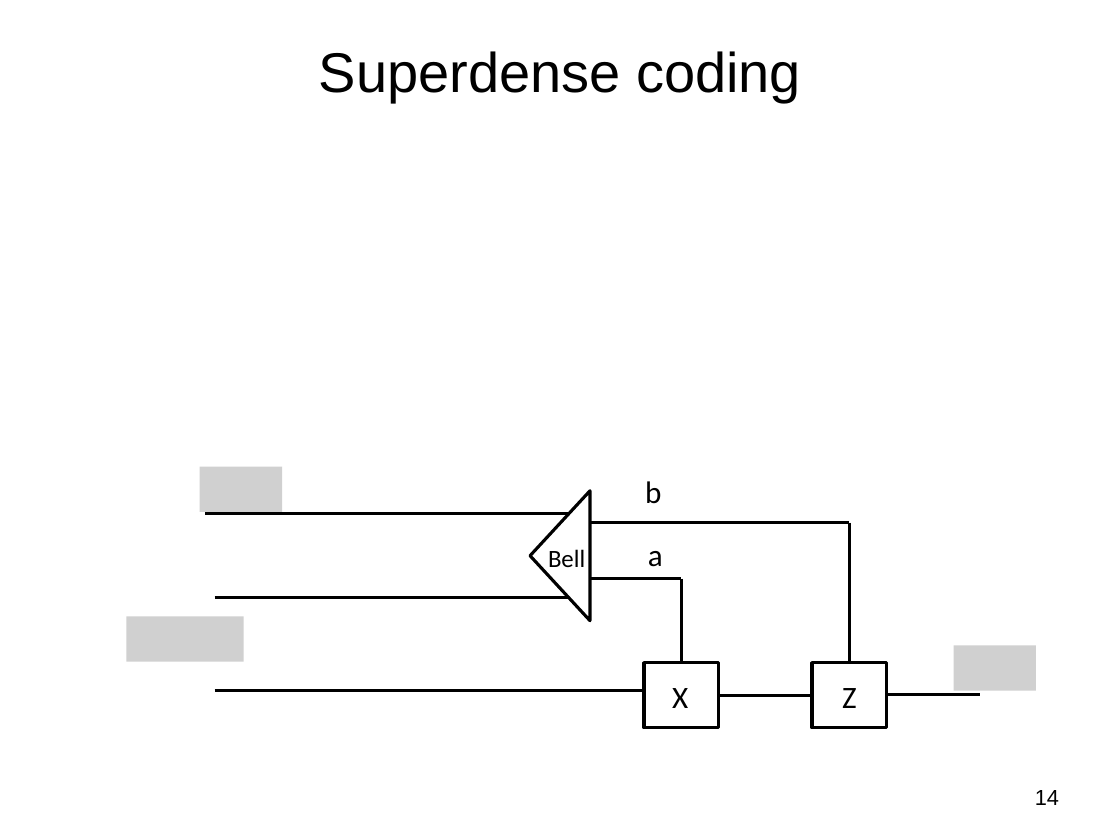
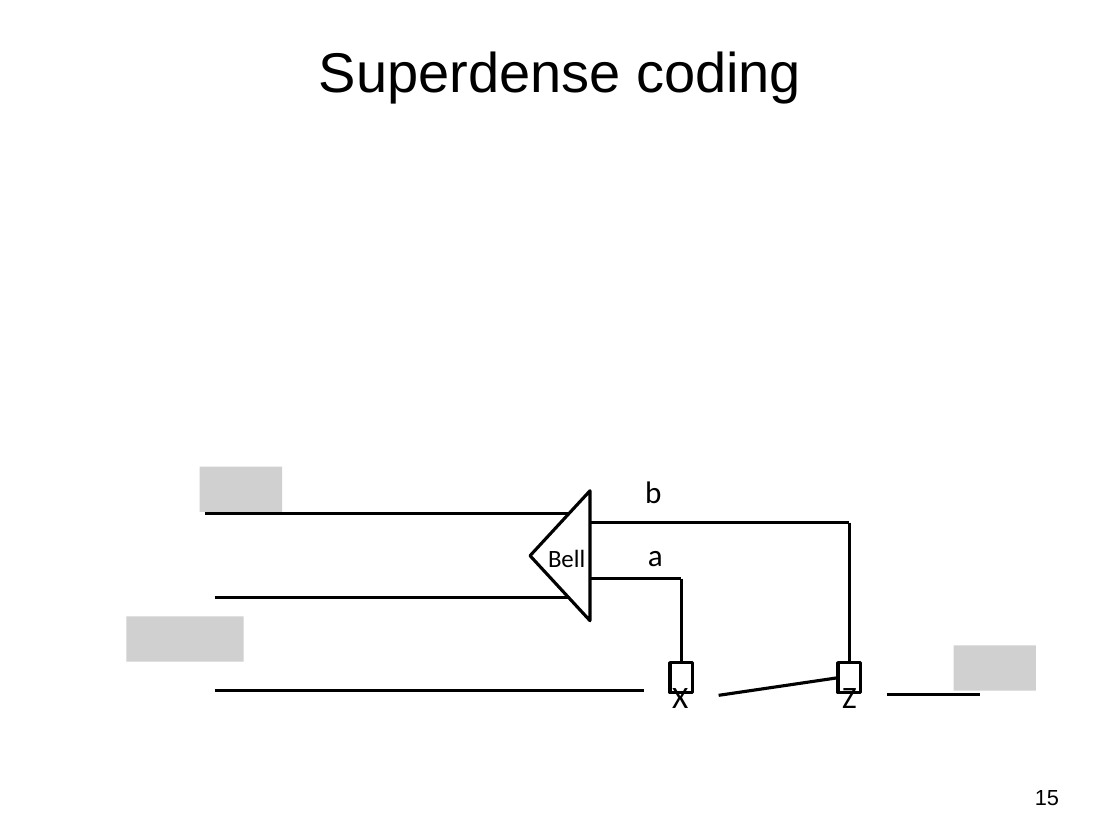
Before and after one commit to jlmucb/class_notes, a slide deck: slide 15 of BerkeleyClass/CS290Spring2013/Lectures/QC.pptx (slide 14 before the commit). Drawn at 1120x840 pixels with LibreOffice and Linux fonts; fonts in the diff are those of the drawing; grey boxes stand for pictures. Boxes give left, top, right and bottom in pixels: in the first picture for what was removed or moved away, otherwise in the second. Text is boxed around its words. In the diff, an @@ line names an element or a change of style, - is before the commit and + after.

```diff
--- a/BerkeleyClass/CS290Spring2013/Lectures/QC.pptx
+++ b/BerkeleyClass/CS290Spring2013/Lectures/QC.pptx
@@ rectangle: place and size @@
-rectangle at [644,663,719,728]
+rectangle at [670,663,692,693]
@@ line moved from (719, 696) - (812, 696) to (719, 696) - (838, 678) @@
@@ rectangle: place and size @@
-rectangle at [812,663,887,728]
+rectangle at [838,663,860,693]
@@ page number at [1035,790,1059,806]: text changed @@
-14
+15
```
Also in this commit, not shown: 10 other slides changed, 5 slides added, 1 slide removed.
